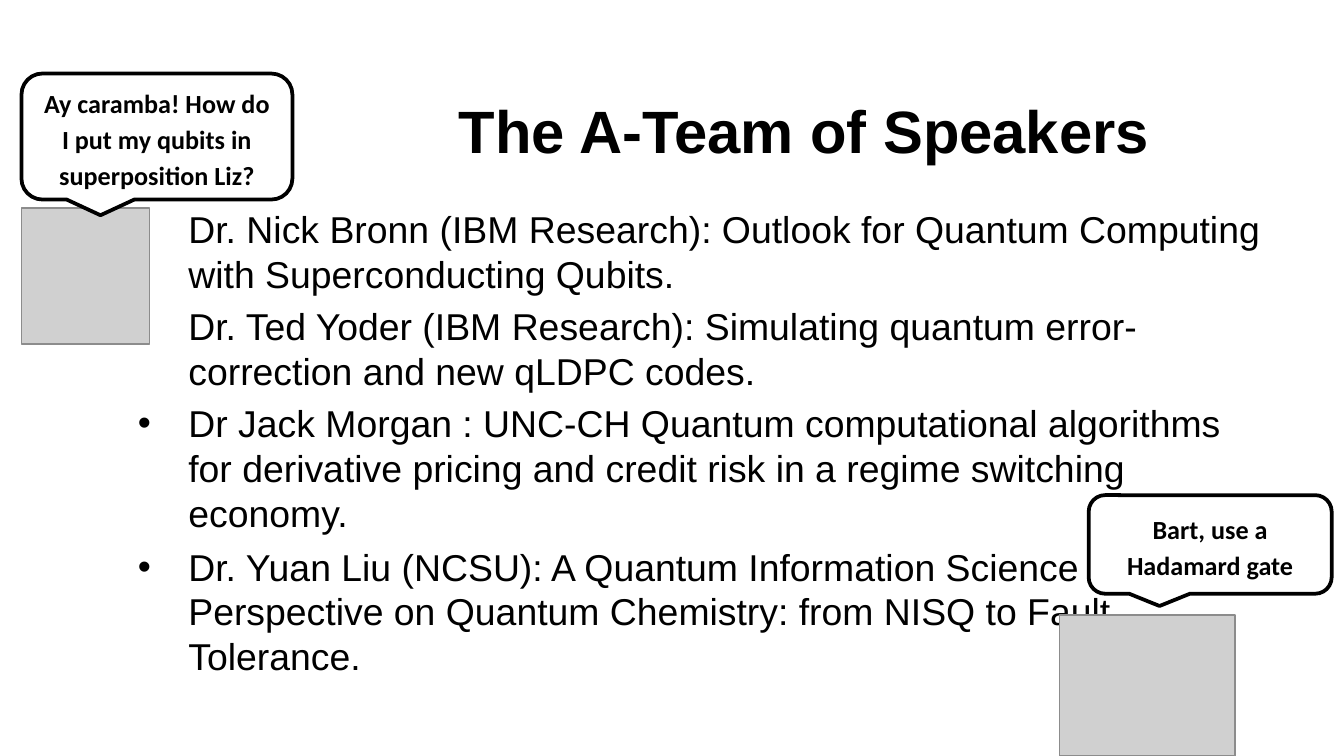
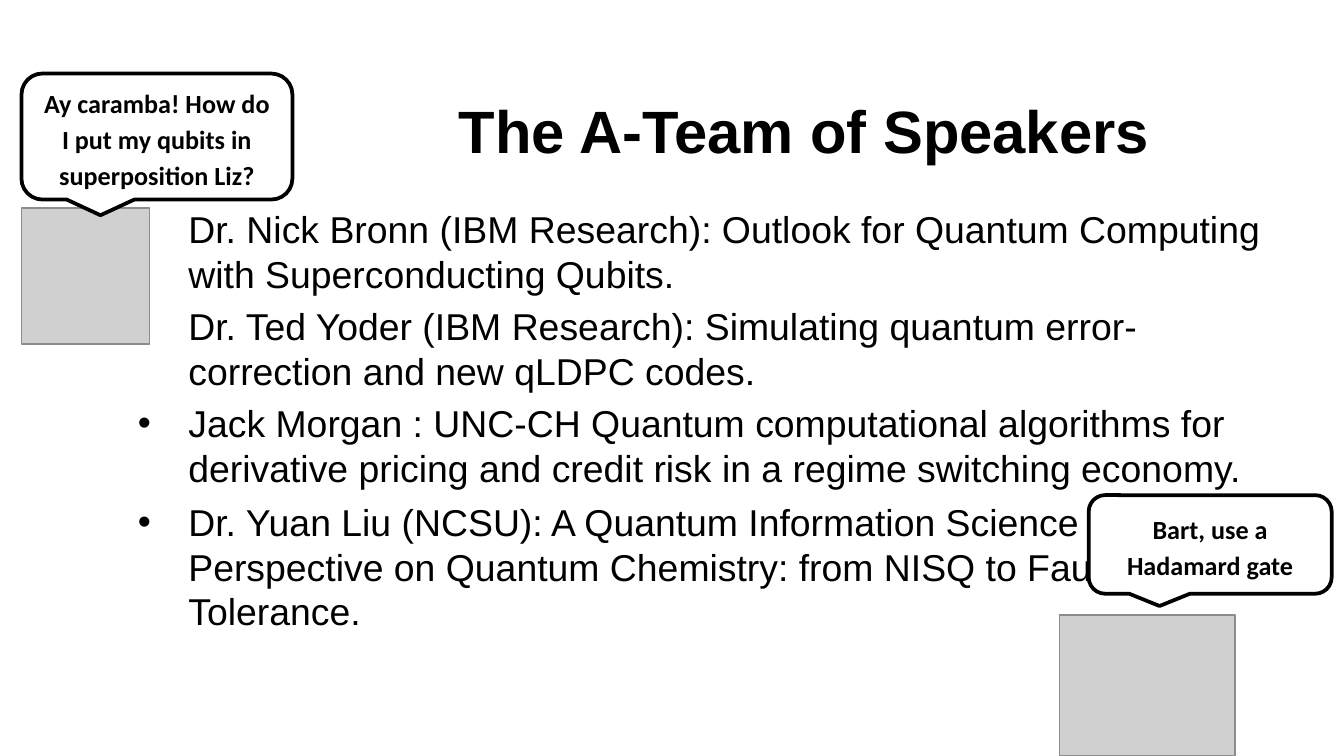
Before and after one commit to Shark-y/QiskitFallFest, a slide deck: slide 4 of materials/QiskitFallFest23.pptx. Drawn at 1344x756 pixels with LibreOffice and Linux fonts; fonts in the diff are those of the drawing; grey boxes stand for pictures; background and template pictures are left out. Boxes give left, top, right and bottom in pixels: in the first picture for what was removed or moved away, otherwise in the second. Text is boxed around its words. In the diff, an @@ line names an element or a change of style, - is before the commit and + after.

```diff
--- a/materials/QiskitFallFest23.pptx
+++ b/materials/QiskitFallFest23.pptx
@@ text at (x1=188, y1=410, x2=1240, y2=490): text changed @@
-• Dr Jack Morgan : UNC-CH Quantum computational algorithms for derivative pricing and credit risk in a regime switching economy.
+• Jack Morgan : UNC-CH Quantum computational algorithms for derivative pricing and credit risk in a regime switching economy.
```
Also in this commit, not shown: 1 other slide changed, 1 other file.
